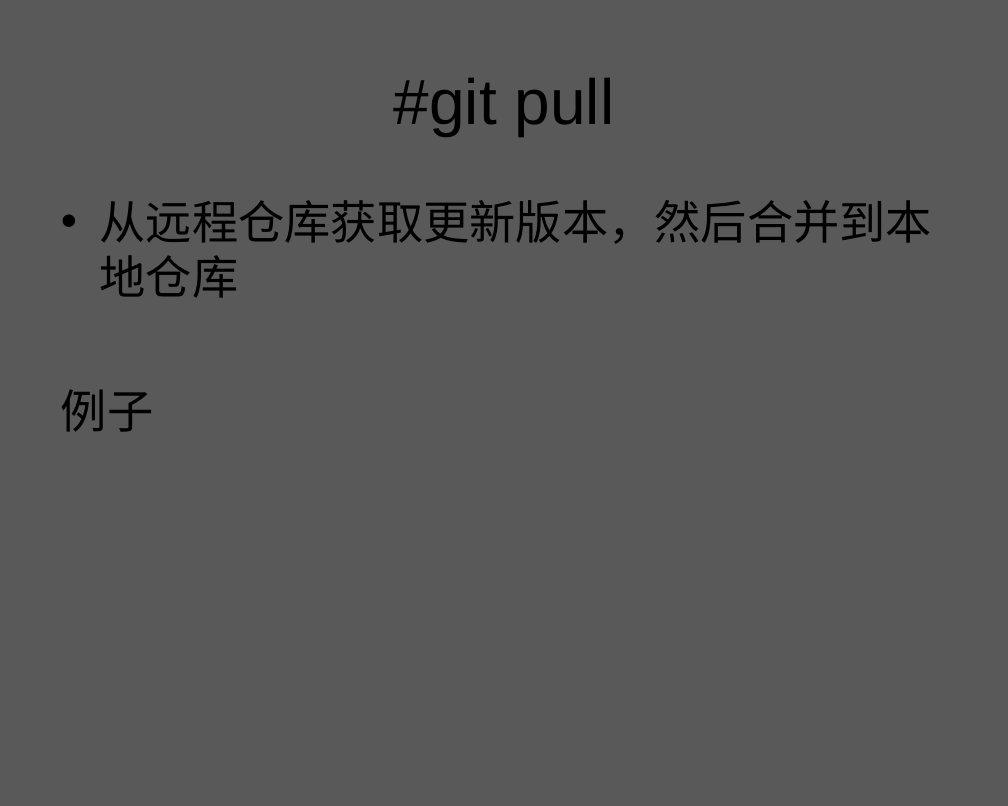
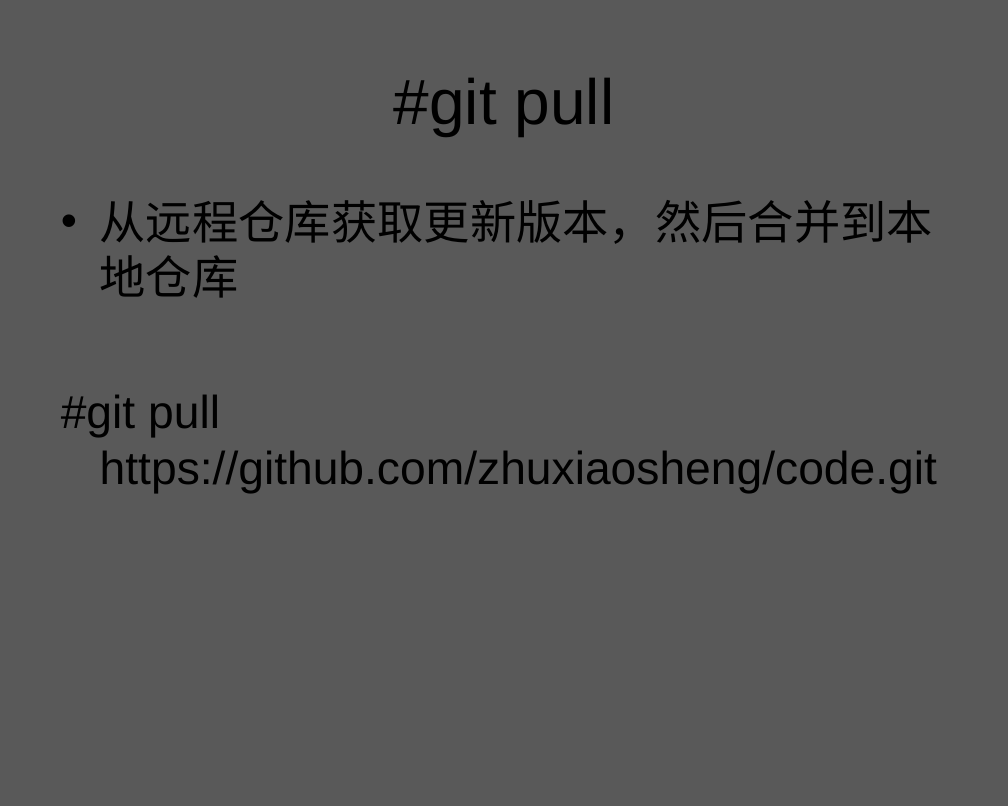
Before and after one commit to zhuxiaosheng/code, a slide deck: slide 67 of git.ppt (slide 66 before the commit). Drawn at 1008x806 pixels with LibreOffice and Linux fonts; fonts in the diff are those of the drawing; background and template pictures are left out. Boxes give left, top, right and bottom in pixels: in the first picture for what was removed or moved away, otherwise in the second. Text is boxed around its words. In the diff, an @@ line names an element or a change of style, - is before the commit and + after.

Commit message:
git

```diff
--- a/git.ppt
+++ b/git.ppt
@@ text at box(61, 394, 937, 493): text changed @@
-例子
+#git pull https://github.com/zhuxiaosheng/code.git
```
Also in this commit, not shown: 2 other slides changed, 7 slides added, 1 slide removed.
